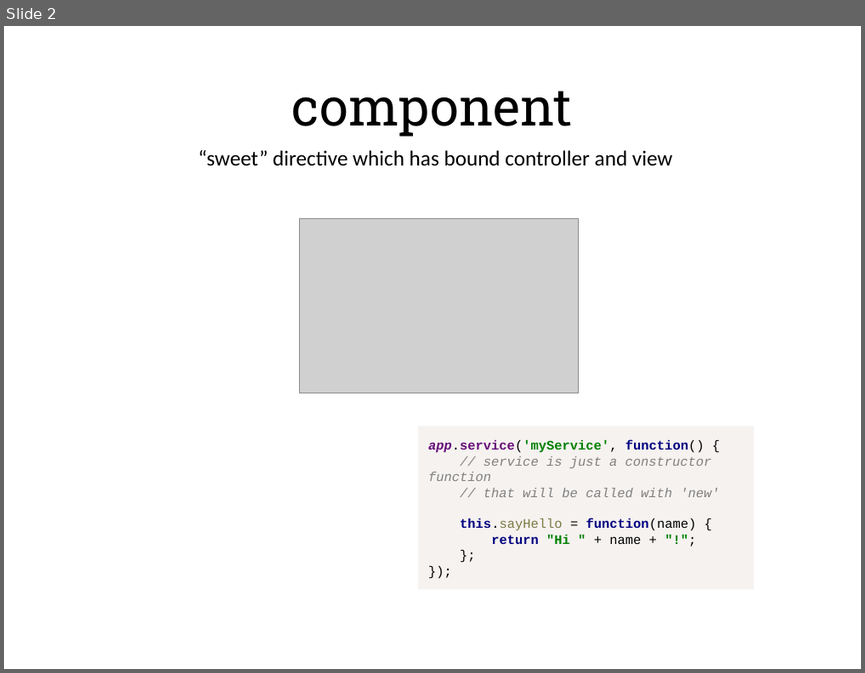
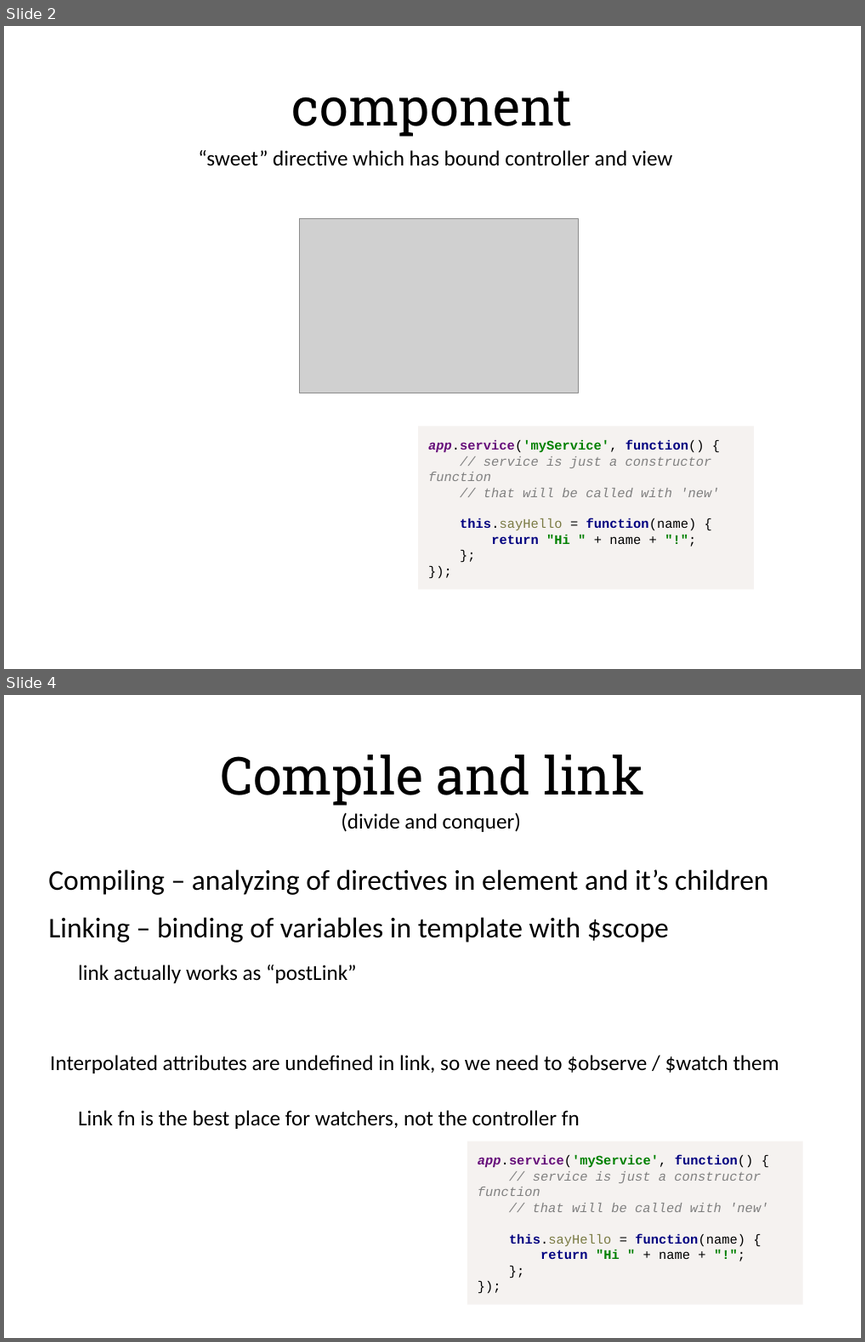
Before and after one commit to alexeymatveevp/angularjs-course, a slide deck: docs/03_directives.pptx. Shown one above the other, each under a label of ours: slide 2 before the commit, slides 2 and 4 after it; the slides between them are not shown. The pictures are 865x673 and 865x1342 pixels, drawn with LibreOffice and Linux fonts; fonts in the diff are those of the drawing; grey boxes stand for pictures. Boxes give left, top, right and bottom in pixels: in the first picture for what was removed or moved away, otherwise in the second. Text is boxed around its words. In the diff, an @@ line names an element or a change of style, - is before the commit and + after.

```diff
--- a/docs/03_directives.pptx
+++ b/docs/03_directives.pptx
@@ slide 4 added at [4, 695, 861, 1338], background #FFFFFF @@
@@ title added at [220, 755, 644, 805], 44 pt, text #000000 @@
+Compile and link
@@ text added at [341, 812, 521, 832], 18 pt, text #000000 @@
+(divide and conquer)
@@ text added at [48, 869, 768, 895], 24 pt, text #000000 @@
+Compiling – analyzing of directives in element and it’s children
@@ text added at [48, 917, 669, 942], 24 pt, text #000000 @@
+Linking – binding of variables in template with $scope
@@ text added at [78, 964, 357, 983], 18 pt, text #000000 @@
+link actually works as “postLink”
@@ text added at [50, 1055, 779, 1073], 18 pt, text #000000 @@
+Interpolated attributes are undefined in link, so we need to $observe / $watch them
@@ text added at [78, 1110, 579, 1129], 18 pt, text #000000 @@
+Link fn is the best place for watchers, not the controller fn
@@ rectangle added at [467, 1141, 803, 1304], fill #F5F2F0, 11 pt, text #808080 @@
+app.service('myService', function() {
+// service is just a constructor function
+// that will be called with 'new'
+this.sayHello = function(name) {
+return "Hi " + name + "!";
+};
+});
```
Also in this commit, not shown: 4 other slides added, 12 other files.
